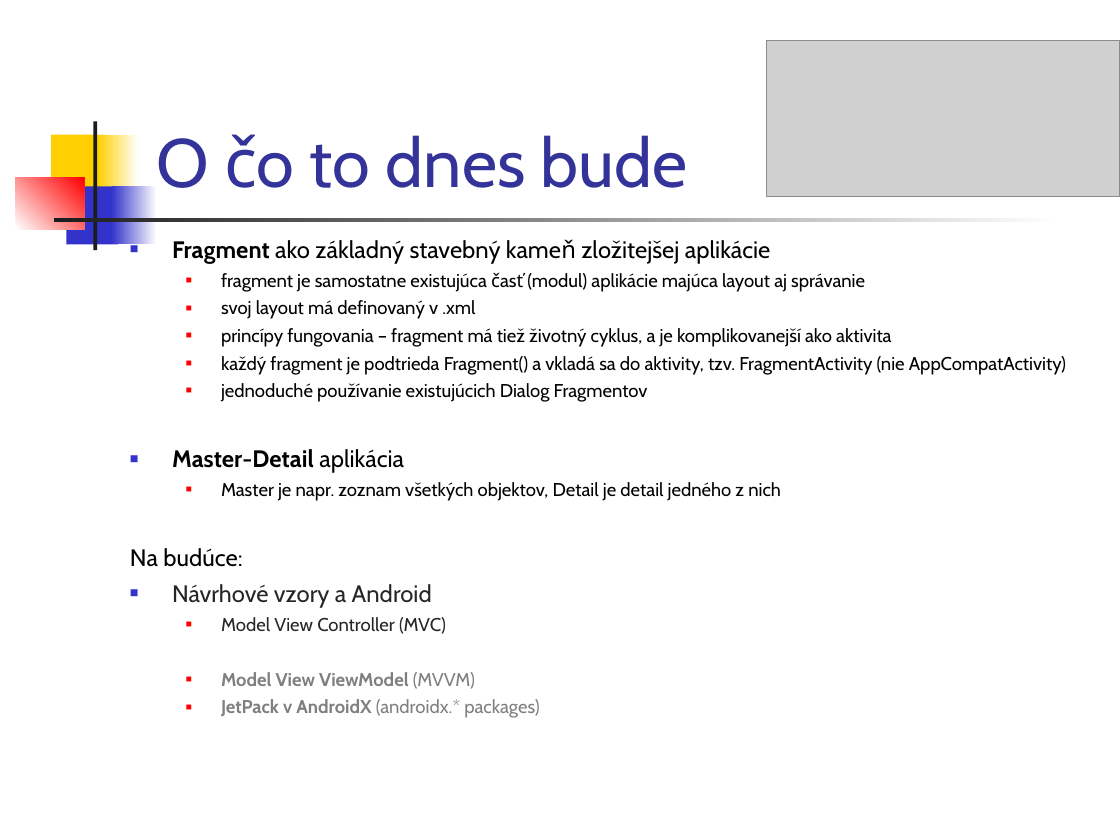
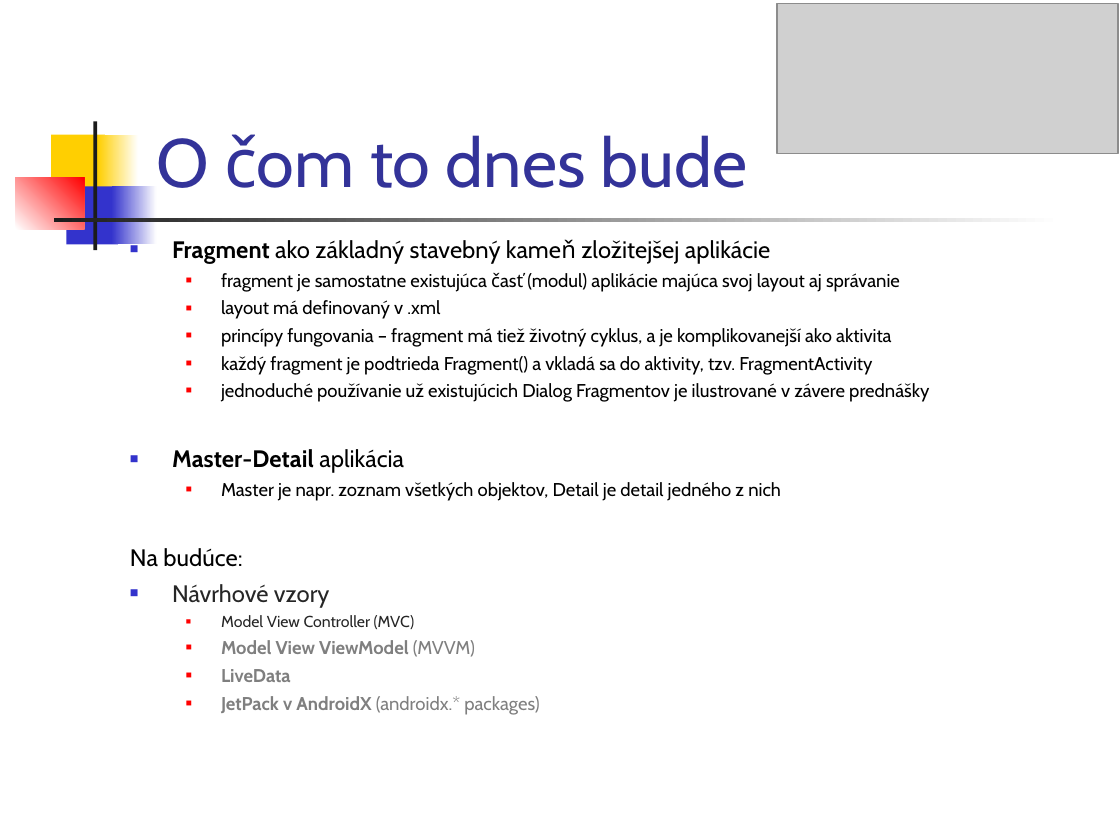
Before and after one commit to vmandro/Prednasky, a slide deck: slide 3 of 06/06_Android.ppt. Drawn at 1120x840 pixels with LibreOffice and Linux fonts; fonts in the diff are those of the drawing; grey boxes stand for pictures. Boxes give left, top, right and bottom in pixels: in the first picture for what was removed or moved away, otherwise in the second. Text is boxed around its words. In the diff, an @@ line names an element or a change of style, - is before the commit and + after.

```diff
--- a/06/06_Android.ppt
+++ b/06/06_Android.ppt
@@ picture: place and size @@
-picture at [766,40,1120,196]
+picture at [777,3,1119,153]
@@ title at [156,135,748,188]: text changed @@
-O čo to dnes bude
+O čom to dnes bude
@@ text at [221,273,900,319]: text changed @@
-  ■ fragment je samostatne existujúca časť (modul) aplikácie majúca layout aj správanie
-  ■ svoj layout má definovaný v .xml
+  ■ fragment je samostatne existujúca časť (modul) aplikácie majúca svoj layout aj správanie
+  ■ layout má definovaný v .xml
@@ text at [221,356,929,402]: text changed @@
-  ■ každý fragment je podtrieda Fragment() a vkladá sa do aktivity, tzv. FragmentActivity (nie AppCompatActivity)
-  ■ jednoduché používanie existujúcich Dialog Fragmentov
+  ■ každý fragment je podtrieda Fragment() a vkladá sa do aktivity, tzv. FragmentActivity
+  ■ jednoduché používanie už existujúcich Dialog Fragmentov je ilustrované v závere prednášky
@@ text at [172,584,330,608]: text changed @@
-■ Návrhové vzory a Android
+■ Návrhové vzory
@@ text at [221,615,414,629]: size 11.9 to 10.2 pt in "Model View Controller (MVC)" @@
@@ text at [221,669,291,682]: paragraph added @@
+  ■ LiveData
```
Also in this commit, not shown: 27 other slides changed, 1 slide added, 2 other files.
